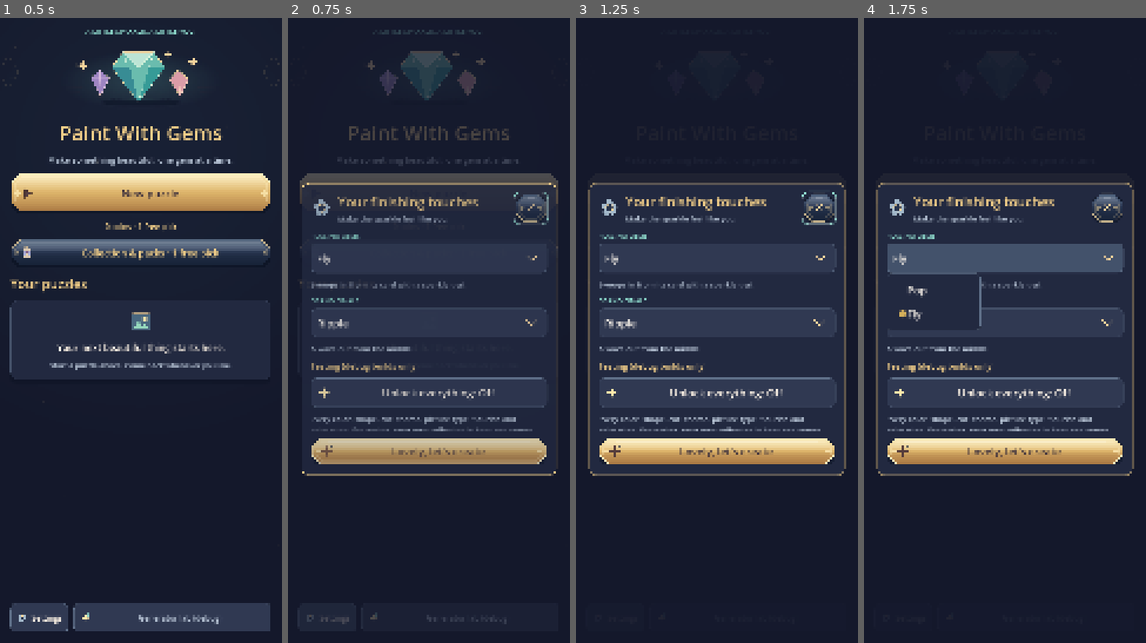
Above: before the commit, frames 1-4 (left to right).
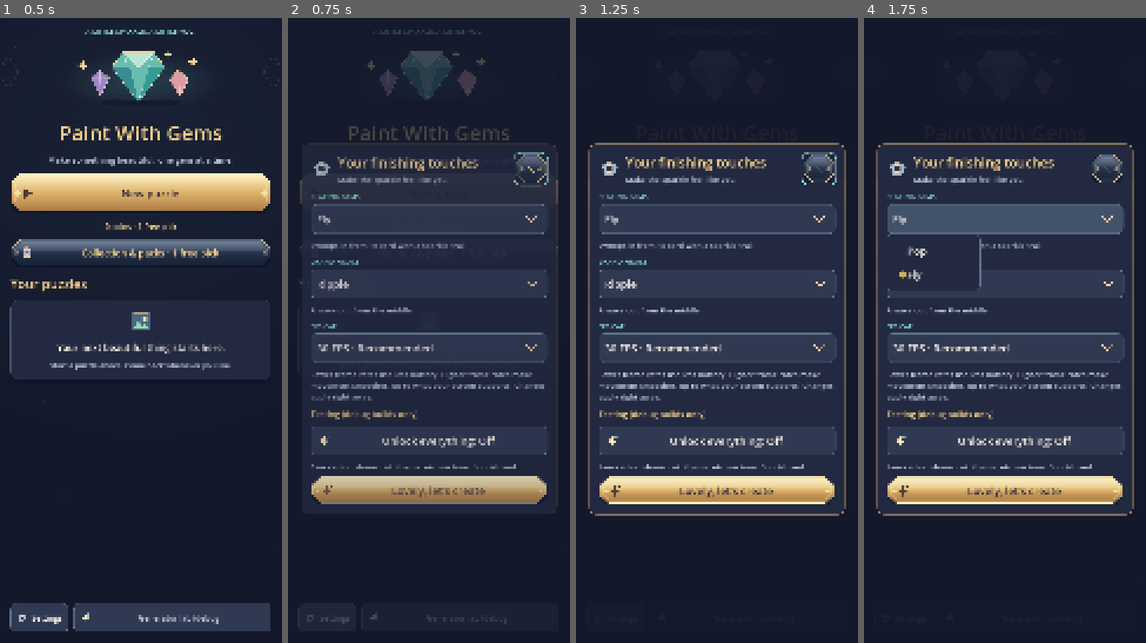
Above: after the commit, the same moments.

Repository: squishter/redesigned-octo-pancake
Game: Godot game, scene res://scenes/game/app.tscn
Same seed, same stepped clock (60 frames per second), same inputs: the game is played once before the commit and once after it.
Inputs:
- Up to frame 1 (0.5 s): no input
- Up to frame 2 (0.75 s): click "Settings" at 0.5 s
- Up to frame 3 (1.25 s): no input
- Up to frame 4 (1.75 s): click "Fly" at 1.25 s

Frame 1 is identical in both runs. In frame 2, 16% of the frame differs, in the area x 5-95%, y 20-78%; in frame 3, 16%; in frame 4, 22%, in the area x 4-96%, y 19-80%.

Commit message:
Add in-game settings and a persistent 30 FPS default

Diff:
--- a/game/save_store.gd
+++ b/game/save_store.gd
@@ -19,8 +19,10 @@
 ## a newer version) are kept as they are.
 const VERSION := 2
 ## Her settings and their defaults: how a placed gem goes in and the
-## finale's wave (unlocked ones of GemCatalog.ANIMATIONS and FINALES).
-const DEFAULT_SETTINGS := {"fill_animation": "fly", "finale": "ripple"}
+## finale's wave (unlocked ones of GemCatalog.ANIMATIONS and FINALES), and frame cap.
+const DEFAULT_SETTINGS := {"fill_animation": "fly", "finale": "ripple", "fps_cap": 30}
+## Player frame caps, with 0 leaving the rate uncapped by the engine.
+const FPS_CAPS := [30, 60, 90, 120, 0]
 ## Debug builds only: the setting that lends her everything for testing.
 ## While it's on, the profile's `unlocks` hold every item and her own are
 ## kept aside under REAL_UNLOCKS, which is what save_profile writes. Turned
@@ -76,6 +78,7 @@
 	for key: String in DEFAULT_SETTINGS:
 		if not settings.has(key):
 			settings[key] = DEFAULT_SETTINGS[key]
+	settings["fps_cap"] = fps_cap(settings)
 	profile["settings"] = settings
 	var wallet: Dictionary = profile.get("wallet", {})
 	for key in ["coins", "picks"]:
@@ -95,6 +98,20 @@
 		Hints.upgrade(meta)
 	profile["puzzles"] = puzzles
 	return profile
+
+
+## JSON numbers may be floats; invalid or unsupported values use the default.
+static func fps_cap(settings: Dictionary) -> int:
+	var cap: Variant = settings.get("fps_cap", DEFAULT_SETTINGS["fps_cap"])
+	if cap is int or cap is float:
+		for allowed: int in FPS_CAPS:
+			if cap == allowed:
+				return allowed
+	return DEFAULT_SETTINGS["fps_cap"]
+
+
+static func apply_settings(profile: Dictionary) -> void:
+	Engine.max_fps = fps_cap(profile.get("settings", {}))
 
 
 static func save_profile(profile: Dictionary) -> Error:
--- a/project.godot
+++ b/project.godot
@@ -13,6 +13,7 @@
 config/name="Paint With Gems"
 config/description="A cozy gem-placing picture game."
 run/main_scene="res://scenes/game/app.tscn"
+run/max_fps=30
 config/quit_on_go_back=false
 config/features=PackedStringArray("4.7", "Mobile")
 config/icon="res://icon.svg"
--- a/scenes/game/app.gd
+++ b/scenes/game/app.gd
@@ -31,6 +31,7 @@
 	_veil.hide()
 	add_child(_veil)
 	profile = SaveStore.load_profile()
+	SaveStore.apply_settings(profile)
 	_show_menu()
 
 
--- a/scenes/game/main_menu.gd
+++ b/scenes/game/main_menu.gd
@@ -20,6 +20,7 @@
 
 const GameTheme := preload("res://scenes/game/game_theme.gd")
 const UI := preload("res://scenes/game/ui_widgets.gd")
+const SettingsDialog := preload("res://scenes/game/settings_dialog.gd")
 const THUMB_PX := 180
 ## Restart and Delete ask again; a second tap within this long confirms.
 const CONFIRM_MS := 3000
@@ -32,7 +33,7 @@
 var _menu_scroll: ScrollContainer
 var _list: VBoxContainer
 var _new_panel: GameDialog
-var _settings_panel: GameDialog
+var _settings_panel: SettingsDialog
 var _mode_buttons: Array[Button] = []
 var _theme_preview: HBoxContainer
 var _photo_actions: HBoxContainer
@@ -205,15 +206,12 @@
 	_list.size_flags_horizontal = Control.SIZE_EXPAND_FILL
 	scroll.add_child(_list)
 
-	_settings_panel = GameDialog.new("Your finishing touches", "Make the sparkle feel like you.", "settings")
-	_settings_panel.preferred_height = 1120
-	_settings_panel.hide()
+	_settings_panel = SettingsDialog.new()
+	_settings_panel.profile = profile
+	_settings_panel.show_debug_settings = show_debug_settings
+	_settings_panel.done_text = "Lovely, let's create"
+	_settings_panel.reload_requested.connect(func() -> void: reload_requested.emit())
 	add_child(_settings_panel)
-	_setting(_settings_panel.body, "Placing gems", "fill_animation", GemCatalog.ANIMATIONS, "animations")
-	_setting(_settings_panel.body, "Grand finale", "finale", GemCatalog.FINALES, "finales")
-	if show_debug_settings:
-		_unlock_all_setting(_settings_panel.body)
-	_button(_settings_panel.actions, "Lovely, let's create", _settings_panel.close).theme_type_variation = "PrimaryButton"
 	var footer := HBoxContainer.new()
 	root.add_child(footer)
 	_small_button(footer, "Settings", _settings_panel.open).theme_type_variation = "QuietButton"
@@ -540,41 +538,6 @@
 	return card
 
 
-## A settings row choosing `key` among the unlocked entries of `catalog`
-## (unlock list `unlocked`), saved as soon as it changes.
-func _setting(parent: Control, label: String, key: String, catalog: Dictionary, unlocked: String) -> void:
-	var ob := _options(parent, label)
-	var settings: Dictionary = profile["settings"]
-	for id: String in catalog:
-		if id in profile["unlocks"].get(unlocked, []):
-			ob.add_item(catalog[id]["name"])
-			ob.set_item_metadata(ob.item_count - 1, id)
-			if id == settings.get(key, ""):
-				ob.select(ob.item_count - 1)
-	var about := UI.label("", 29, GameTheme.TEXT_DIM)
-	parent.add_child(about)
-	if ob.selected >= 0:
-		about.text = catalog[ob.get_item_metadata(ob.selected)].get("about", "")
-	ob.item_selected.connect(func(i: int) -> void:
-		settings[key] = ob.get_item_metadata(i)
-		about.text = catalog[settings[key]].get("about", "")
-		SaveStore.save_profile(profile))
-
-
-## Debug builds: lends her every item while on; her own come back when off.
-func _unlock_all_setting(parent: Control) -> void:
-	parent.add_child(UI.label("Testing (debug builds only)", 32, GameTheme.GOLD))
-	var on := SaveStore.is_unlock_all(profile)
-	var b := _button(parent, "Unlock everything: %s" % ("On" if on else "Off"), func() -> void:
-		SaveStore.set_unlock_all(profile, not SaveStore.is_unlock_all(profile))
-		SaveStore.save_profile(profile)
-		reload_requested.emit())
-	b.theme_type_variation = "QuietButton"
-	b.name = "UnlockAll"
-	parent.add_child(UI.label("Every color, shape, cut, theme, picture type, flourish and animation, for "
-			+ "testing. Your own collection is kept and comes back when this is off.", 29, GameTheme.TEXT_DIM))
-
-
 ## Runs `action` on a second tap within CONFIRM_MS; the first asks "Sure?".
 func _confirmed(b: Button, action: Callable) -> void:
 	var now := Time.get_ticks_msec()
--- a/scenes/game/play_screen.gd
+++ b/scenes/game/play_screen.gd
@@ -26,6 +26,7 @@
 const GameTheme := preload("res://scenes/game/game_theme.gd")
 const UI := preload("res://scenes/game/ui_widgets.gd")
 const HintButton := preload("res://scenes/game/hint_button.gd")
+const SettingsDialog := preload("res://scenes/game/settings_dialog.gd")
 ## A hint: how long the board takes to get there, how long the ring around
 ## the slot lasts (it pulses twice), and how much around the slot shows.
 const HINT_GLIDE := 0.55
@@ -103,6 +104,7 @@
 ## Whole-puzzle power-ups on for this puzzle (kept in its meta).
 var _powers_on: Array = []
 var _powers_panel: GameDialog
+var _settings_panel: SettingsDialog
 var _powers_list: VBoxContainer
 var _done_label: Label
 ## Tidy up places stones itself; it doesn't start again inside itself.
@@ -146,6 +148,12 @@
 	heading.vertical_alignment = VERTICAL_ALIGNMENT_CENTER
 	top.add_child(heading)
 	_button(top, "Fit", func() -> void: _board.reset_view()).theme_type_variation = "QuietButton"
+	var settings := _button(top, "", _open_settings)
+	settings.name = "SettingsButton"
+	settings.icon = GameTheme.icon("settings")
+	settings.tooltip_text = "Settings"
+	settings.custom_minimum_size.x = GameTheme.TAP_HEIGHT
+	settings.theme_type_variation = "QuietButton"
 	var toolbar := UI.panel(false, 20)
 	root.add_child(toolbar)
 	var controls := HBoxContainer.new()
@@ -179,9 +187,13 @@
 	_palette.add_child(_row)
 	_card_style = _card(GameTheme.FIELD, Color.TRANSPARENT)
 	_picked_style = _card(GameTheme.FIELD_PRESSED, GameTheme.GOLD)
-	_fill_animation = profile.get("settings", {}).get("fill_animation", "fly")
-	if not _fill_animation in profile["unlocks"].get("animations", ["pop"]):
-		_fill_animation = "pop"
+	_apply_settings()
+	_settings_panel = SettingsDialog.new()
+	_settings_panel.profile = profile
+	_settings_panel.done_text = "Back to my picture"
+	_settings_panel.settings_changed.connect(_apply_settings)
+	_settings_panel.visibility_changed.connect(_update_board_input)
+	add_child(_settings_panel)
 
 	_powers_panel = GameDialog.new("A little helping hand", "Choose a boost. Keep your creative flow.", "power")
 	_powers_panel.preferred_height = 1660
@@ -409,7 +421,7 @@
 ## The gem row's touches: a drag scrolls it (and flings on letting go), a
 ## tap picks the gem under the finger (or lets go of the picked one).
 func _input(event: InputEvent) -> void:
-	if _powers_panel.visible or (is_instance_valid(_reward_dialog) and _reward_dialog.visible):
+	if _modal_open():
 		return
 	if not _palette.is_visible_in_tree():
 		return
@@ -603,8 +615,26 @@
 		_update_board_input()
 
 
+func _apply_settings() -> void:
+	_fill_animation = profile.get("settings", {}).get("fill_animation", "fly")
+	if not _fill_animation in profile["unlocks"].get("animations", ["pop"]):
+		_fill_animation = "pop"
+
+
+func _open_settings() -> void:
+	_settings_panel.open()
+
+
+func _modal_open() -> bool:
+	return (_settings_panel.visible or _powers_panel.visible
+			or (is_instance_valid(_reward_dialog) and _reward_dialog.visible))
+
+
 func _update_board_input() -> void:
-	_board.input_enabled = not (_powers_panel.visible or (is_instance_valid(_reward_dialog) and _reward_dialog.visible))
+	if not is_instance_valid(_board):
+		return
+	_board.input_enabled = not _modal_open()
+	_stroke_type = -1
 	_row_touch = -1
 	_fling = 0.0
 
@@ -914,7 +944,9 @@
 
 ## Android's back button.
 func go_back() -> void:
-	if _board.is_celebrating():
+	if _settings_panel.visible:
+		_settings_panel.close()
+	elif _board.is_celebrating():
 		_show_rewards()
 	elif is_instance_valid(_reward_dialog) and _reward_dialog.visible:
 		_reward_dialog.close()
--- /dev/null
+++ b/scenes/game/settings_dialog.gd
@@ -0,0 +1,82 @@
+extends GameDialog
+## Shared settings for the menu and board. Changes are saved and applied immediately.
+
+signal settings_changed
+signal reload_requested
+
+var profile: Dictionary = {}
+var show_debug_settings := false
+var done_text := "Done"
+
+
+func _init() -> void:
+	super("Your finishing touches", "Make the sparkle feel like you.", "settings")
+	preferred_height = 1420
+	hide()
+
+
+func _ready() -> void:
+	super()
+	_setting("Placing gems", "fill_animation", GemCatalog.ANIMATIONS, "animations")
+	_setting("Grand finale", "finale", GemCatalog.FINALES, "finales")
+	_frame_rate_setting()
+	if show_debug_settings and OS.is_debug_build():
+		_unlock_all_setting()
+	var done := GameTheme.button(done_text, true)
+	done.pressed.connect(close)
+	actions.add_child(done)
+
+
+func _setting(label: String, key: String, catalog: Dictionary, unlocked: String) -> void:
+	var options := UI.field(body, label, "sparkle")
+	options.name = key.to_pascal_case()
+	var settings: Dictionary = profile["settings"]
+	for id: String in catalog:
+		if id in profile["unlocks"].get(unlocked, []):
+			options.add_item(catalog[id]["name"])
+			options.set_item_metadata(options.item_count - 1, id)
+			if id == settings.get(key, ""):
+				options.select(options.item_count - 1)
+	var about := UI.label("", 29, GameTheme.TEXT_DIM)
+	body.add_child(about)
+	if options.selected >= 0:
+		about.text = catalog[options.get_item_metadata(options.selected)].get("about", "")
+	options.item_selected.connect(func(i: int) -> void:
+		settings[key] = options.get_item_metadata(i)
+		about.text = catalog[settings[key]].get("about", "")
+		SaveStore.save_profile(profile)
+		settings_changed.emit())
+
+
+func _frame_rate_setting() -> void:
+	var options := UI.field(body, "FPS cap", "settings")
+	options.name = "FpsCap"
+	var labels := ["30 FPS · Recommended", "60 FPS", "90 FPS", "120 FPS", "Unlimited"]
+	for i in SaveStore.FPS_CAPS.size():
+		options.add_item(labels[i])
+		options.set_item_metadata(i, SaveStore.FPS_CAPS[i])
+		if SaveStore.FPS_CAPS[i] == SaveStore.fps_cap(profile["settings"]):
+			options.select(i)
+	body.add_child(UI.label("Lower frame rates use less battery. Higher frame rates make movement smoother, "
+			+ "up to what your screen supports. Changes apply right away.", 29, GameTheme.TEXT_DIM))
+	options.item_selected.connect(func(i: int) -> void:
+		profile["settings"]["fps_cap"] = options.get_item_metadata(i)
+		SaveStore.apply_settings(profile)
+		SaveStore.save_profile(profile)
+		settings_changed.emit())
+
+
+## Only the menu offers debug unlocks: changing a collection rebuilds that screen.
+func _unlock_all_setting() -> void:
+	body.add_child(UI.label("Testing (debug builds only)", 32, GameTheme.GOLD))
+	var on := SaveStore.is_unlock_all(profile)
+	var toggle := GameTheme.button("Unlock everything: %s" % ("On" if on else "Off"))
+	toggle.theme_type_variation = "QuietButton"
+	toggle.name = "UnlockAll"
+	toggle.pressed.connect(func() -> void:
+		SaveStore.set_unlock_all(profile, not SaveStore.is_unlock_all(profile))
+		SaveStore.save_profile(profile)
+		reload_requested.emit())
+	body.add_child(toggle)
+	body.add_child(UI.label("Every color, shape, cut, theme, picture type, flourish and animation, for "
+			+ "testing. Your own collection is kept and comes back when this is off.", 29, GameTheme.TEXT_DIM))
--- a/tests/render_menu_ui.gd
+++ b/tests/render_menu_ui.gd
@@ -27,6 +27,7 @@
 	var menu := MainMenu.new()
 	menu.profile = profile
 	menu.show_developer_tools = false
+	menu.show_debug_settings = false
 	root.add_child(menu)
 	await create_timer(0.8).timeout
 	await _snapshot("01-main-menu.png")
@@ -128,6 +129,10 @@
 	root.add_child(play)
 	await create_timer(0.8).timeout
 	await _snapshot("08-game-controls.png")
+	play._open_settings()
+	await create_timer(0.35).timeout
+	await _snapshot("15-board-settings.png")
+	play.go_back()
 	play._toggle_powers()
 	await create_timer(0.35).timeout
 	await _snapshot("09-power-ups.png")
--- a/tests/run_menu_ui.gd
+++ b/tests/run_menu_ui.gd
@@ -27,6 +27,7 @@
 	await _test_carousel()
 	await _test_purchases()
 	await _test_reward_kinds()
+	await _test_settings()
 	await _test_transitions()
 	await _test_completion_rewards()
 	await _test_unlock_all()
@@ -293,12 +294,60 @@
 	await process_frame
 
 
+func _choose_setting(dialog: GameDialog, control_name: String, value: Variant) -> void:
+	var options := dialog.body.find_child(control_name, true, false) as OptionButton
+	_check(options != null, "Settings offers %s" % control_name)
+	if options == null:
+		return
+	for i in options.item_count:
+		if options.get_item_metadata(i) == value:
+			options.select(i)
+			options.item_selected.emit(i)
+			return
+	_check(false, "%s offers %s" % [control_name, value])
+
+
+func _test_settings() -> void:
+	print("Production settings, frame cap defaults, migration and persistence")
+	_check(int(ProjectSettings.get_setting("application/run/max_fps")) == 30, "The engine starts capped at 30 FPS")
+	var profile := SaveStore.upgrade({})
+	_check(profile["settings"]["fps_cap"] == 30, "New players default to 30 FPS")
+	var old := SaveStore.upgrade({"settings": {"fill_animation": "pop", "finale": "ripple"}})
+	_check(old["settings"]["fps_cap"] == 30 and old["settings"]["fill_animation"] == "pop",
+		"Existing players get 30 FPS and keep their animation preference")
+	for cap: Variant in [-1, 25, "60", null, true, 60.5]:
+		var invalid := SaveStore.upgrade({"settings": {"fps_cap": cap}})
+		_check(invalid["settings"]["fps_cap"] == 30, "Invalid frame cap falls back to 30: %s" % cap)
+	var menu := MainMenu.new()
+	menu.profile = profile
+	menu.show_debug_settings = false
+	menu.show_developer_tools = false
+	root.add_child(menu)
+	menu._settings_panel.open()
+	await _layout_frames()
+	_check(menu._settings_panel.body.find_child("UnlockAll", true, false) == null, "Production settings hide debug unlocks")
+	_check_dialog(menu._settings_panel)
+	_check_button_widths(menu, menu.size.x)
+	for cap: int in SaveStore.FPS_CAPS:
+		_choose_setting(menu._settings_panel, "FpsCap", cap)
+		_check(Engine.max_fps == cap, "Frame cap applies immediately: %d" % cap)
+		var loaded := SaveStore.load_profile()
+		_check(loaded["settings"]["fps_cap"] == cap, "Frame cap survives saving and loading: %d" % cap)
+		Engine.max_fps = 30
+		SaveStore.apply_settings(loaded)
+		_check(Engine.max_fps == cap, "Saved frame cap applies on startup: %d" % cap)
+	_choose_setting(menu._settings_panel, "FpsCap", 60)
+	menu.queue_free()
+	await process_frame
+
+
 func _test_transitions() -> void:
 	print("Screen transitions and board entry")
 	var app = AppScene.instantiate()
 	root.add_child(app)
 	await create_timer(0.65).timeout
 	_check(not app._transitioning and not app._veil.visible, "Initial menu transition completes")
+	_check(Engine.max_fps == 60, "App startup restores the player's frame cap")
 	app._show_collection()
 	app._show_collection()
 	await create_timer(0.8).timeout
@@ -315,6 +364,28 @@
 	_check(not app._transitioning and app._screen.puzzle_id == meta["id"], "Menu-to-board transition completes")
 	_check_button_widths(app._screen, app._screen.size.x)
 	_check(not app._screen._hint.disabled, "A new puzzle starts with an available hint")
+	var play: Control = app._screen
+	var settings_button := play.find_child("SettingsButton", true, false) as Button
+	_check(settings_button != null and settings_button.is_visible_in_tree(), "Settings is accessible on the board")
+	settings_button.pressed.emit()
+	await _layout_frames()
+	_check(play._settings_panel.visible and not play._board.input_enabled, "Board settings open and block puzzle gestures")
+	_check_dialog(play._settings_panel)
+	_check_button_widths(play, play.size.x)
+	var selected: int = play._selected
+	var touch := InputEventScreenTouch.new()
+	touch.pressed = true
+	touch.position = play._palette.get_global_rect().get_center()
+	play._input(touch)
+	_check(play._row_touch == -1 and play._selected == selected, "Settings block touches on the gem tray underneath")
+	_choose_setting(play._settings_panel, "FillAnimation", "pop")
+	_check(play._fill_animation == "pop", "Changing placement animation updates the active puzzle immediately")
+	_choose_setting(play._settings_panel, "FpsCap", 30)
+	_check(Engine.max_fps == 30, "Board frame cap applies immediately")
+	play.go_back()
+	_check(not play._settings_panel.visible and play._board.input_enabled and app._screen == play,
+		"Back closes settings and returns to the same puzzle")
+	_check(play._filled == 0 and play._overlay.placed[0] == 0, "Changing settings preserves puzzle progress")
 	app._screen._use_hint()
 	_check(app._screen._hint.disabled and int(meta["hints"]) == 0 and app._screen._ring_slot >= 0,
 		"Hint focuses an open slot and spends its charge")
@@ -360,6 +431,10 @@
 	_check(play._board.is_celebrating() and not is_instance_valid(play._reward_dialog),
 		"The finale keeps playing until she ends it")
 	_check(play._board.input_enabled, "She can pinch and pan during the finale")
+	play._open_settings()
+	play.go_back()
+	_check(not play._settings_panel.visible and play._board.is_celebrating(),
+		"Back closes settings on a finished board without ending the finale")
 	_check(play._rewards_button.text == "End finale", "The finished bar offers to end the finale")
 	for pressed: bool in [true, false]:
 		var tap := InputEventScreenTouch.new()
Not shown, changed: README.md
